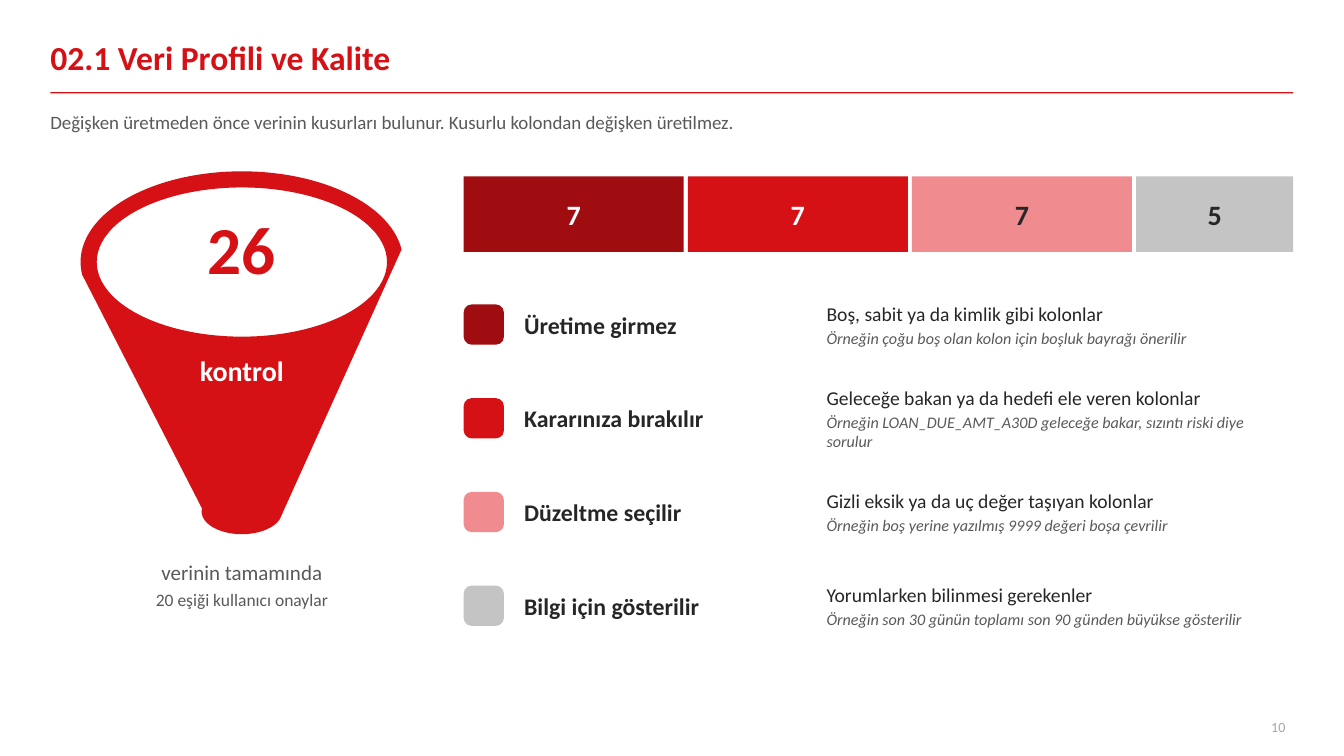
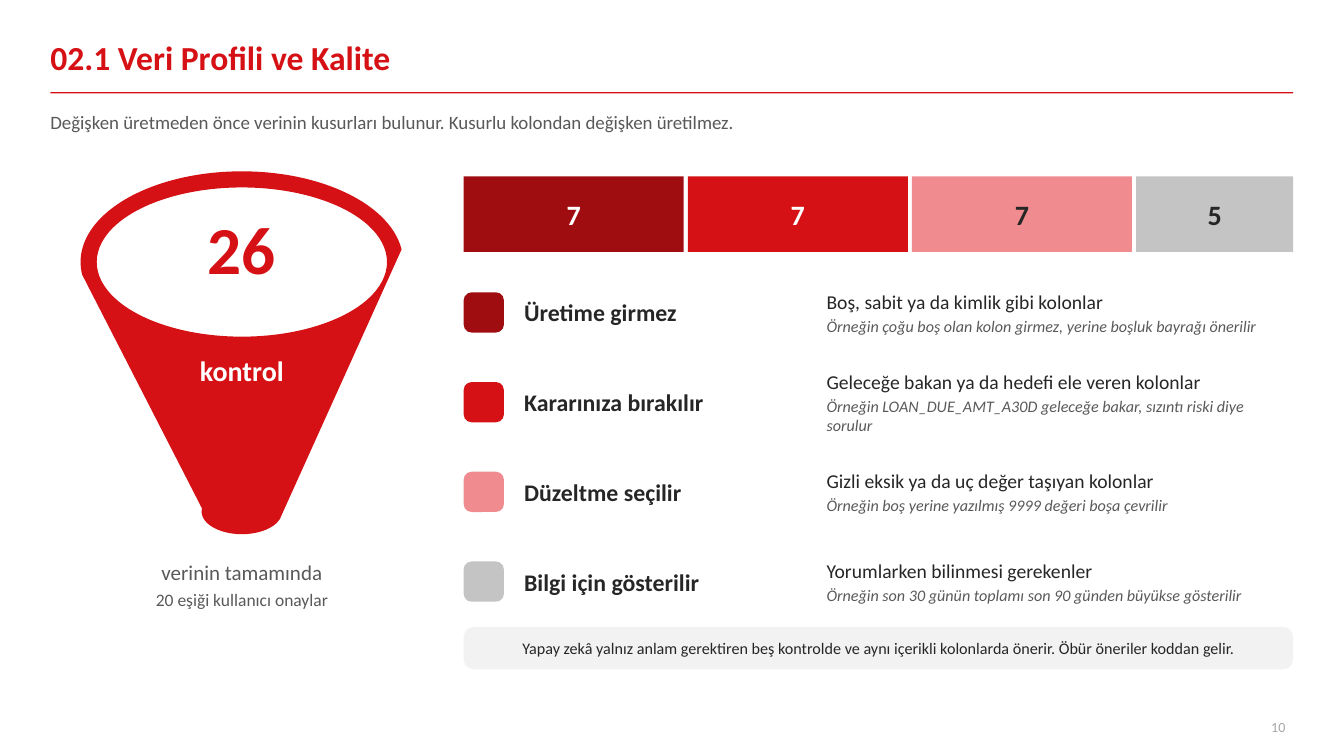
Before and after one commit to canmergen/amp, a slide deck: slide 10 of analitik_modelleme_platformu_GUNCEL/sunum/Platform_Sunum_Sade.pptx. Drawn at 1344x756 pixels with LibreOffice and Linux fonts; fonts in the diff are those of the drawing. Boxes give left, top, right and bottom in pixels: in the first picture for what was removed or moved away, otherwise in the second. Text is boxed around its words. In the diff, an @@ line names an element or a change of style, - is before the commit and + after.

```diff
--- a/analitik_modelleme_platformu_GUNCEL/sunum/Platform_Sunum_Sade.pptx
+++ b/analitik_modelleme_platformu_GUNCEL/sunum/Platform_Sunum_Sade.pptx
@@ 2 texts, 1 rounded rectangle: place and size @@
-2 texts, 1 rounded rectangle at (464, 304, 1186, 347)
+2 texts, 1 rounded rectangle at (464, 292, 1256, 335)
@@ text at (827, 319, 1256, 335): text changed @@
-Örneğin çoğu boş olan kolon için boşluk bayrağı önerilir
+Örneğin çoğu boş olan kolon girmez, yerine boşluk bayrağı önerilir
@@ 2 texts, 1 rounded rectangle: place and size @@
-2 texts, 1 rounded rectangle at (464, 391, 1244, 447)
+2 texts, 1 rounded rectangle at (464, 375, 1244, 431)
@@ 2 texts, 1 rounded rectangle: place and size @@
-2 texts, 1 rounded rectangle at (464, 492, 1168, 534)
+2 texts, 1 rounded rectangle at (464, 472, 1168, 514)
@@ 2 texts, 1 rounded rectangle: place and size @@
-2 texts, 1 rounded rectangle at (464, 586, 1242, 628)
+2 texts, 1 rounded rectangle at (464, 562, 1242, 604)
@@ rounded rectangle added at (464, 627, 1294, 669), fill #F2F2F2 @@
@@ text added at (522, 641, 1234, 657), 11.5 pt, text #262626 @@
+Yapay zekâ yalnız anlam gerektiren beş kontrolde ve aynı içerikli kolonlarda önerir. Öbür öneriler koddan gelir.
```
Also in this commit, not shown: 12 other slides changed, 1 other file.
